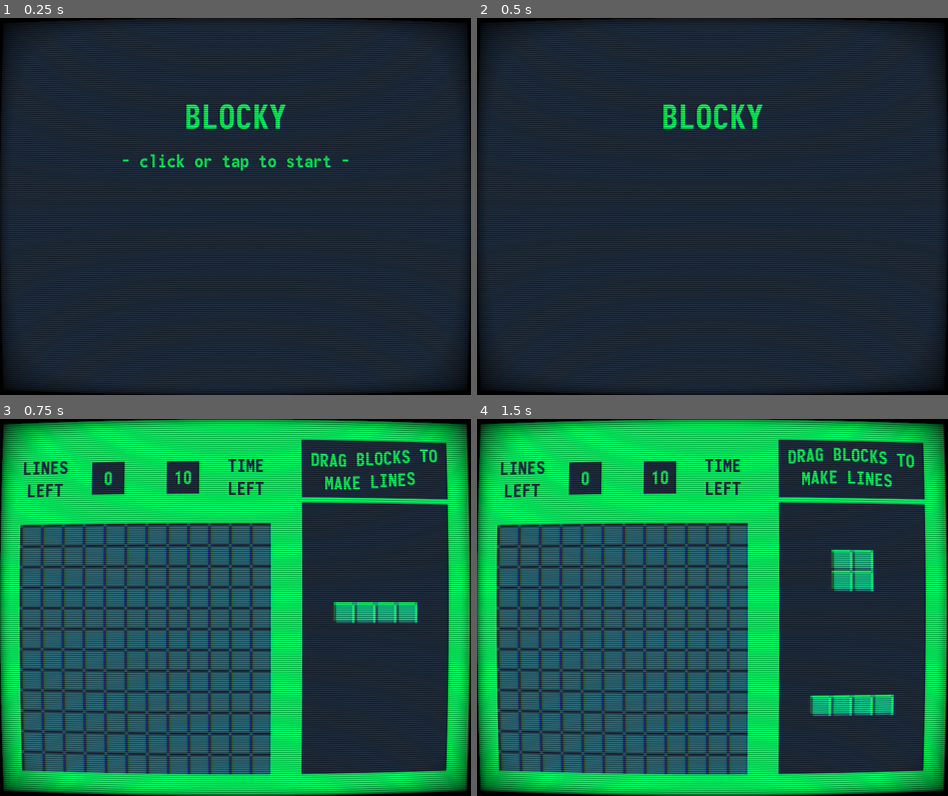
Above: before the commit, frames 1-4 (two rows, left to right).
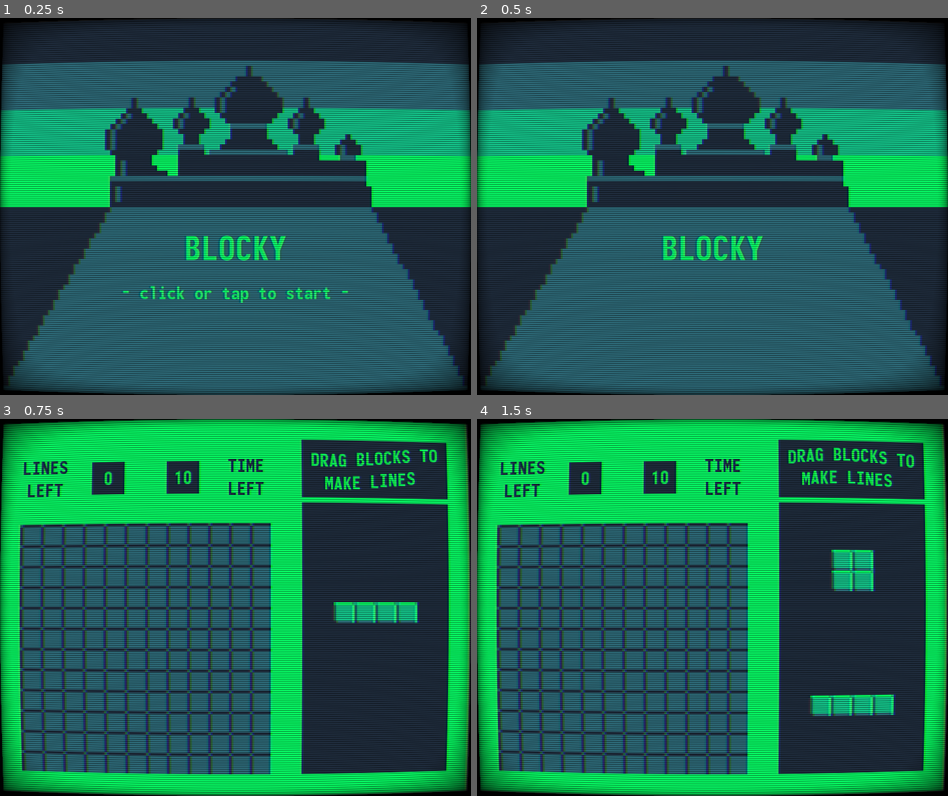
Above: after the commit, the same moments.

Repository: codemonsters/re-play
Game: Godot game, scene res://minigames/blocky/blocky.tscn
The game is run twice, just before and just after one commit, with the same random seed, the same clock (stepped at 60 frames per second) and the same inputs.
Inputs (mouse positions are in pixels of both pictures, inside the frame that each line leads up to):
- Up to frame 1 (0.25 s): no input
- Up to frame 2 (0.5 s): no input
- Up to frame 3 (0.75 s): tap Enter at 0.5 s; move the mouse to (339, 588) at 0.52 s; click (339, 588) at 0.67 s
- Up to frame 4 (1.5 s): drag from (618, 626) to (505, 532) at 1.27 s

The runs differ from the first frame. In frame 1, 67% of the frame differs, in the area x 0-100%, y 11-100%; in frame 2, 67%; in frame 3, nothing differs; in frame 4, nothing differs.

Commit message:
Añade background magnífico al menú de Blocky

Diff:
--- a/src/minigames/blocky/menu.tscn
+++ b/src/minigames/blocky/menu.tscn
@@ -1,24 +1,25 @@
-[gd_scene load_steps=4 format=2]
+[gd_scene load_steps=5 format=2]
 
 [ext_resource path="res://minigames/blocky/assets/font_big.tres" type="DynamicFont" id=1]
 [ext_resource path="res://minigames/blocky/assets/font_small.tres" type="DynamicFont" id=2]
 [ext_resource path="res://minigames/blocky/menu.gd" type="Script" id=3]
+[ext_resource path="res://minigames/blocky/assets/background_menu.png" type="Texture" id=4]
 
 [node name="Menu" type="Node2D"]
 script = ExtResource( 3 )
 
-[node name="ColorRect" type="ColorRect" parent="."]
+[node name="TextureRect" type="TextureRect" parent="."]
 margin_right = 720.0
-margin_bottom = 576.0
-color = Color( 0.113725, 0.160784, 0.219608, 1 )
+margin_bottom = 577.0
+texture = ExtResource( 4 )
 __meta__ = {
 "_edit_use_anchors_": false
 }
 
 [node name="Title" type="Label" parent="."]
-margin_top = 100.0
+margin_top = 301.344
 margin_right = 720.0
-margin_bottom = 200.0
+margin_bottom = 401.344
 custom_fonts/font = ExtResource( 1 )
 custom_colors/font_color = Color( 0.027451, 0.937255, 0.360784, 1 )
 text = "BLOCKY"
@@ -29,9 +30,9 @@
 }
 
 [node name="Start" type="Label" parent="."]
-margin_top = 200.217
+margin_top = 401.56
 margin_right = 720.0
-margin_bottom = 234.217
+margin_bottom = 435.56
 custom_fonts/font = ExtResource( 2 )
 custom_colors/font_color = Color( 0.027451, 0.937255, 0.360784, 1 )
 text = "- click or tap to start -"
Binary file added: src/minigames/blocky/assets/background_menu.png
